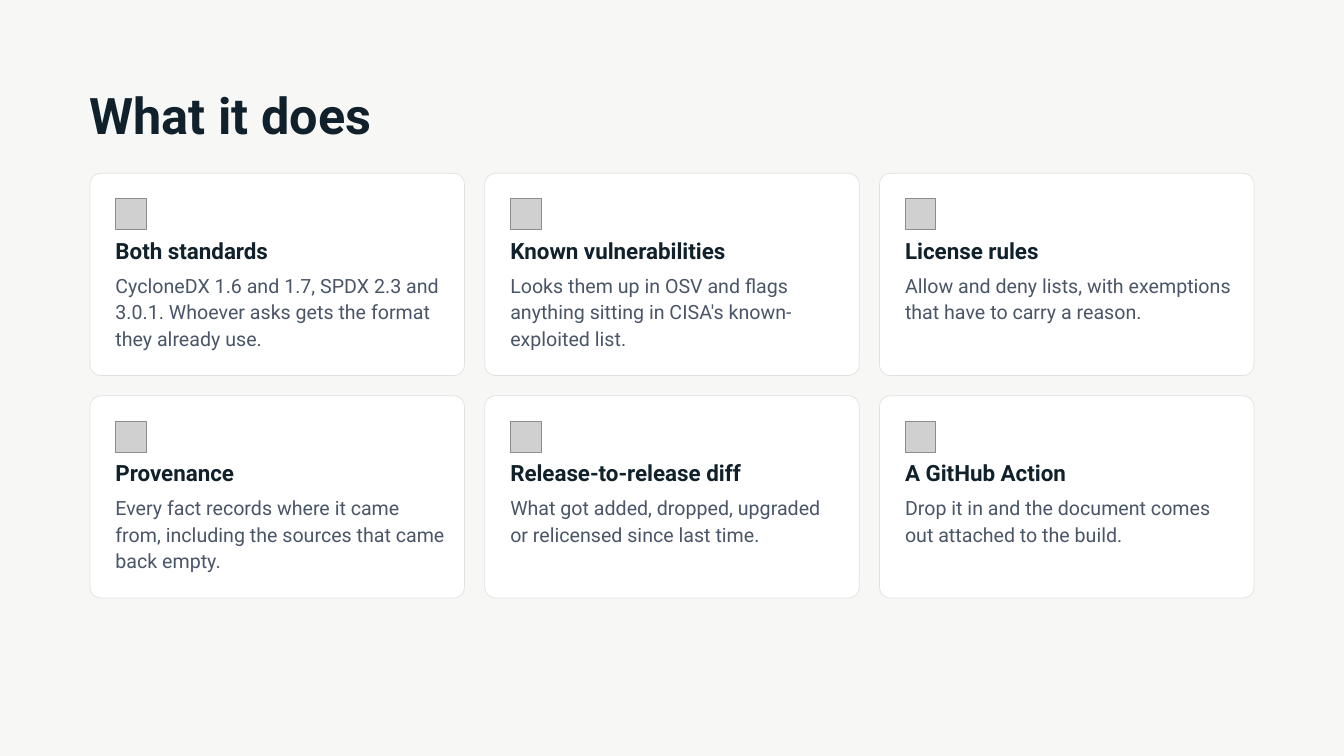
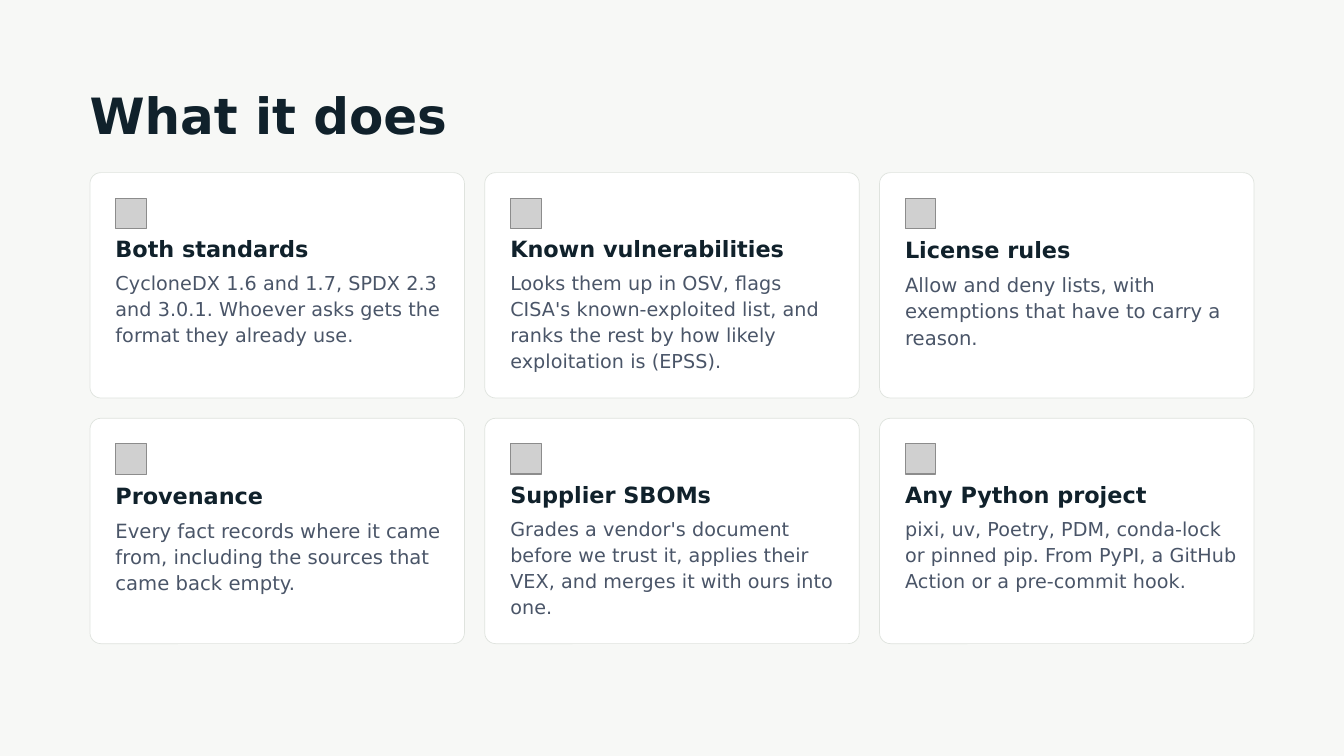
Before and after one commit to aesir-oss/pixi-sbom, a slide deck: slide 7 of docs/presentations/engineering-management/pixi-sbom-engineering.pptx. Drawn at 1344x756 pixels with LibreOffice and Linux fonts; fonts in the diff are those of the drawing; grey boxes stand for pictures. Boxes give left, top, right and bottom in pixels: in the first picture for what was removed or moved away, otherwise in the second. Text is boxed around its words. In the diff, an @@ line names an element or a change of style, - is before the commit and + after.

```diff
--- a/docs/presentations/engineering-management/pixi-sbom-engineering.pptx
+++ b/docs/presentations/engineering-management/pixi-sbom-engineering.pptx
@@ title "What it does" at [90,96,447,135]: size 36 to 35.7 pt, font Roboto to DejaVu Sans; line spacing 39.6pt to 39.2pt @@
@@ rounded rectangle: place and size @@
-rounded rectangle at [90,173,465,376]
+rounded rectangle at [90,172,465,398]
@@ rounded rectangle: place and size @@
-rounded rectangle at [485,173,860,376]
+rounded rectangle at [485,172,860,398]
@@ rounded rectangle: place and size @@
-rounded rectangle at [880,173,1255,376]
+rounded rectangle at [880,172,1255,398]
@@ text "CycloneDX 1.6 and 1.7, SPDX ..." at [115,275,440,346]: size 14 to 13.7 pt, font Roboto to DejaVu Sans; line spacing 18.9pt to 18.6pt @@
@@ text at [510,275,819,372]: text changed; size 14 to 13.7 pt; font Roboto to DejaVu Sans @@
-Looks them up in OSV and flags anything sitting in CISA's known-exploited list.
+Looks them up in OSV, flags CISA's known-exploited list, and ranks the rest by how likely exploitation is (EPSS).
@@ rounded rectangle: place and size @@
-rounded rectangle at [90,396,465,599]
+rounded rectangle at [90,418,465,644]
@@ rounded rectangle: place and size @@
-rounded rectangle at [485,396,860,599]
+rounded rectangle at [485,418,860,644]
@@ proportions changed in 6 elements at [90,172,465,398], [485,172,860,398], [880,172,1255,398], [90,418,465,644], [485,418,860,644], [880,418,1255,644] @@
@@ rounded rectangle: place and size @@
-rounded rectangle at [880,396,1255,599]
+rounded rectangle at [880,418,1255,644]
@@ picture: place and size @@
-picture at [116,421,147,453]
+picture at [116,444,147,475]
@@ picture removed at [510,421,541,453] @@
@@ picture added at [510,444,541,474] @@
@@ picture removed at [905,421,937,453] @@
@@ picture added at [905,444,937,474] @@
@@ text "Provenance": place and size @@
-text "Provenance" at [115,465,234,482]
+text "Provenance" at [115,487,263,505]
@@ text at [510,486,711,508]: text changed; font Roboto to DejaVu Sans @@
-Release-to-release diff
+Supplier SBOMs
@@ text at [905,486,1146,508]: text changed; font Roboto to DejaVu Sans @@
-A GitHub Action
+Any Python project
@@ font Roboto to DejaVu Sans in 6 elements at [905,277,1220,346], [905,241,1070,259], [115,240,308,258], [510,240,784,258], [115,487,263,505], [115,523,440,594] @@
@@ text "Every fact records where it ...": place and size @@
-text "Every fact records where it ..." at [115,500,445,572]
+text "Every fact records where it ..." at [115,523,440,594]
@@ text at [510,521,833,615]: text changed; size 14 to 13.7 pt; font Roboto to DejaVu Sans @@
-What got added, dropped, upgraded or relicensed since last time.
+Grades a vendor's document before we trust it, applies their VEX, and merges it with ours into one.
@@ text at [905,521,1237,592]: text changed; size 14 to 13.7 pt; font Roboto to DejaVu Sans @@
-Drop it in and the document comes out attached to the build.
+pixi, uv, Poetry, PDM, conda-lock or pinned pip. From PyPI, a GitHub Action or a pre-commit hook.
```
Also in this commit, not shown: 10 other slides changed, 1 slide added, 1 slide removed, 16 other files.
